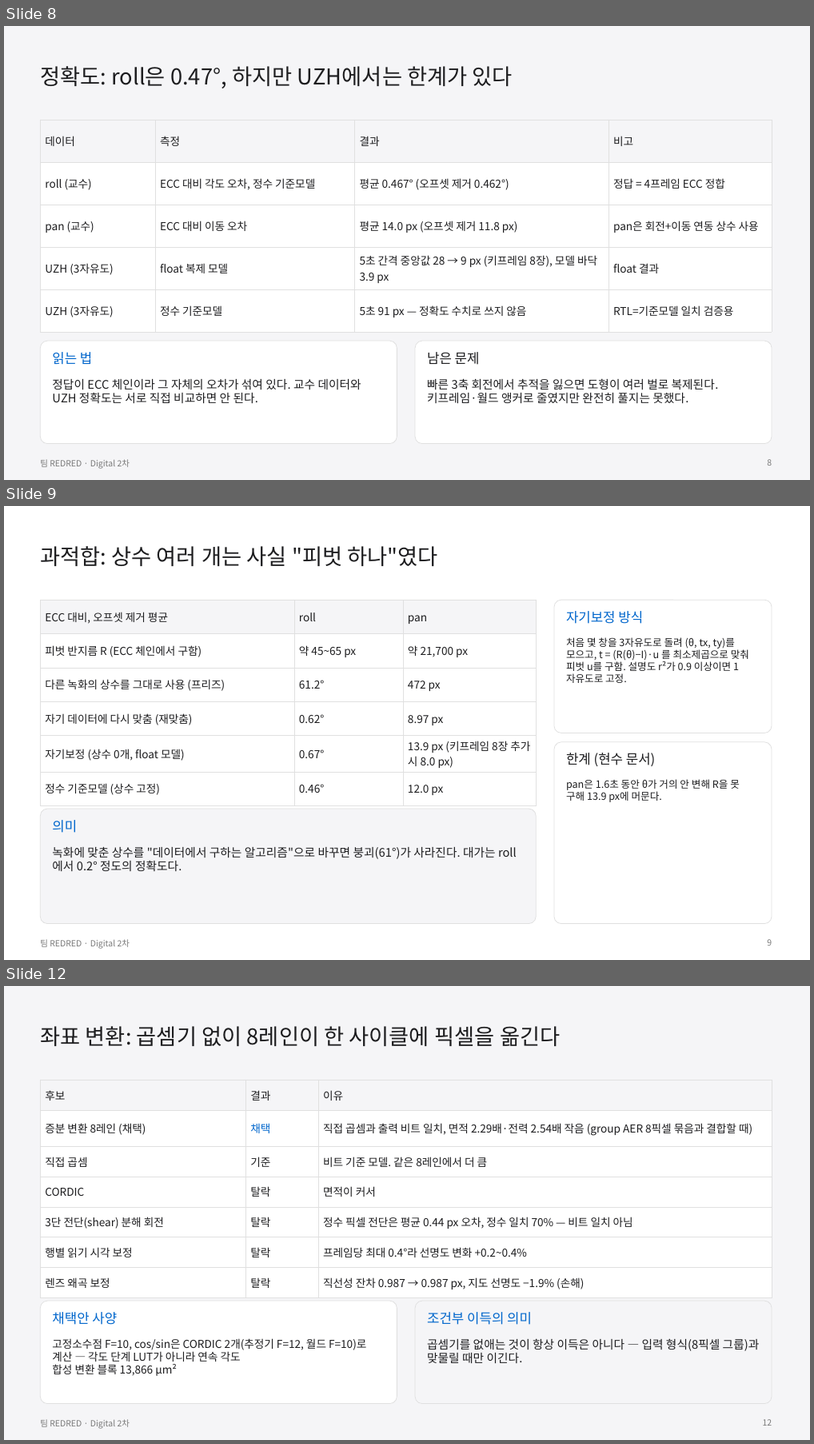
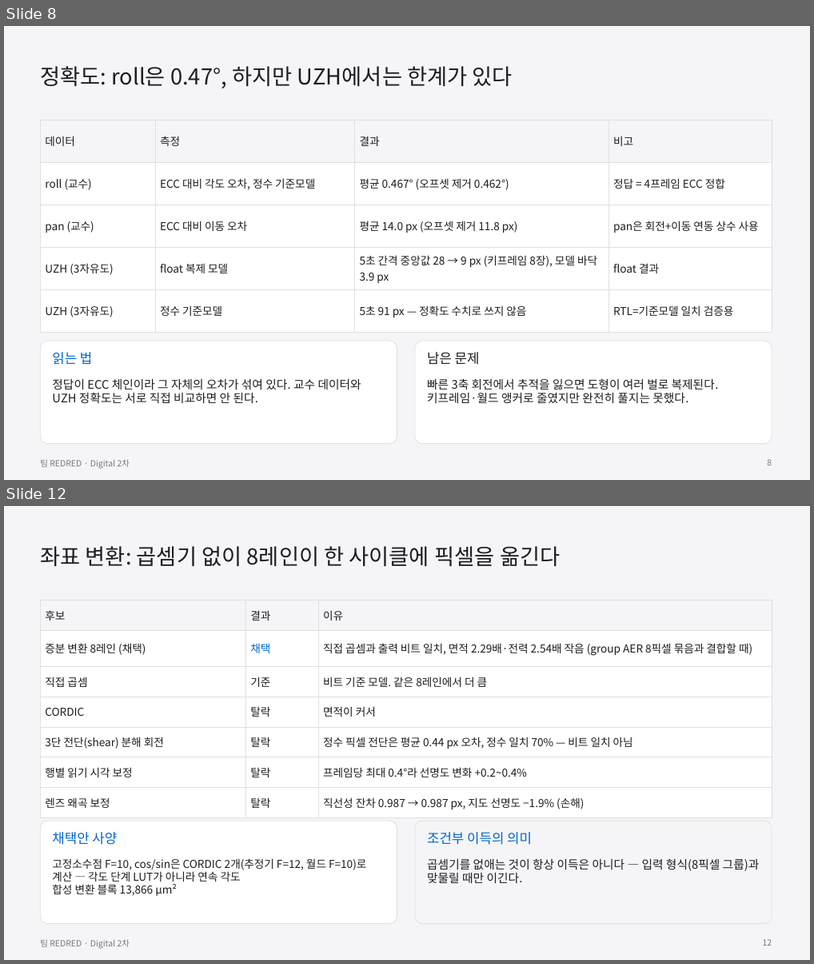
Before and after one commit to GangHeeJo/AI-SEMI, a slide deck: submission/REDRED_2차_발표자료_칩S.pptx. Shown one above the other, each under a label of ours: slides 8, 9 and 12 before the commit, slides 8 and 12 after it; the slides between them are not shown. The pictures are 814x1444 and 814x964 pixels, drawn with LibreOffice and Linux fonts; fonts in the diff are those of the drawing. Boxes give left, top, right and bottom in pixels: in the first picture for what was removed or moved away, otherwise in the second. Text is boxed around its words. In the diff, an @@ line names an element or a change of style, - is before the commit and + after.

```diff
--- a/submission/REDRED_2차_발표자료_칩S.pptx
+++ b/submission/REDRED_2차_발표자료_칩S.pptx
@@ slide 9 removed at bbox=[4, 506, 810, 960], background #FFFFFF; not listed: 1 template element that a slide beside it also shows @@
@@ text removed at bbox=[40, 546, 439, 566] @@
-과적합: 상수 여러 개는 사실 "피벗 하나"였다
@@ table removed at bbox=[40, 600, 536, 798], 6 rows, 3 columns @@
-ECC 대비, 오프셋 제거 평균 | roll | pan
-피벗 반지름 R (ECC 체인에서 구함) | 약 45~65 px | 약 21,700 px
-다른 녹화의 상수를 그대로 사용 (프리즈) | 61.2° | 472 px
-자기 데이터에 다시 맞춤 (재맞춤) | 0.62° | 8.97 px
-자기보정 (상수 0개, float 모델) | 0.67° | 13.9 px (키프레임 8장 추가 시 8.0 px)
-정수 기준모델 (상수 고정) | 0.46° | 12.0 px
@@ rounded rectangle removed at bbox=[554, 600, 772, 733] @@
@@ text removed at bbox=[566, 611, 643, 624] @@
-자기보정 방식
@@ text removed at bbox=[566, 637, 750, 683] @@
-처음 몇 창을 3자유도로 돌려 (θ, tx, ty)를 모으고, t = (R(θ)−I)·u 를 최소제곱으로 맞춰 피벗 u를 구함. 설명도 r²가 0.9 이상이면 1자유도로 고정.
@@ rounded rectangle removed at bbox=[554, 742, 772, 924] @@
@@ text removed at bbox=[566, 752, 656, 766] @@
-한계 (현수 문서)
@@ text removed at bbox=[566, 779, 740, 802] @@
-pan은 1.6초 동안 θ가 거의 안 변해 R을 못 구해 13.9 px에 머문다.
@@ rounded rectangle removed at bbox=[40, 808, 536, 924] @@
@@ text removed at bbox=[52, 820, 77, 832] @@
-의미
@@ text removed at bbox=[52, 847, 496, 871] @@
-녹화에 맞춘 상수를 "데이터에서 구하는 알고리즘"으로 바꾸면 붕괴(61°)가 사라진다. 대가는 roll에서 0.2° 정도의 정확도다.
@@ page number removed at bbox=[767, 939, 772, 945] @@
-9
```
Also in this commit, not shown: 2 slides changed, 2 slides added, 1 other slide removed, 7 other files.
